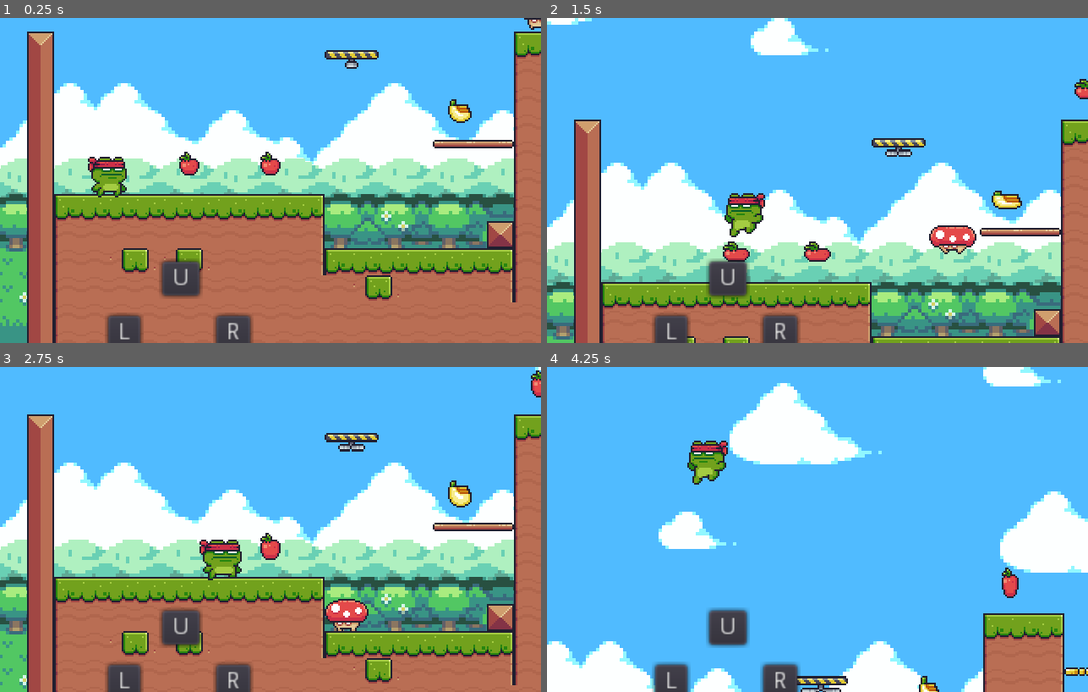
Above: before the commit, frames 1-4 (two rows, left to right).
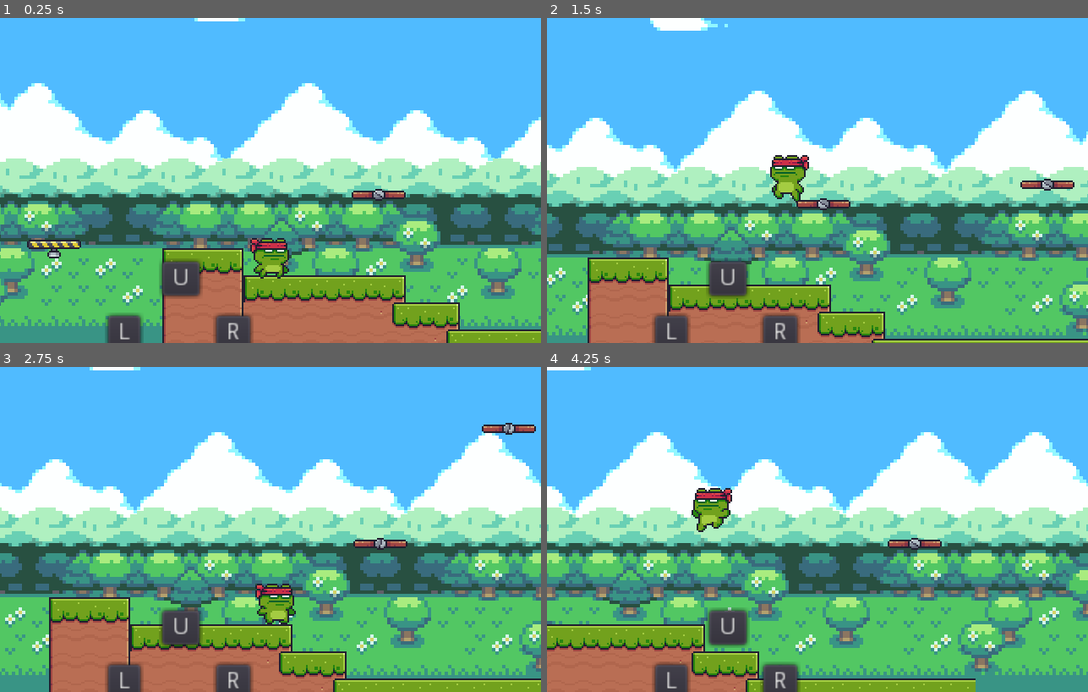
Above: after the commit, the same moments.

Repository: nareez/2D-Plataformer-Tutorial
Game: Godot game, scene res://levels/Level_01.tscn
The game is run twice, just before and just after one commit, with the same random seed, the same clock (stepped at 60 frames per second) and the same inputs.
Inputs (mouse positions are in pixels of both pictures, inside the frame that each line leads up to):
- Up to frame 1 (0.25 s): no input
- Up to frame 2 (1.5 s): move the mouse to (936, 164) at 0.52 s; hold D (move_right) 0.53-1.28 s; click (936, 164) at 0.67 s; tap Space (jump) at 0.77 s; move the mouse to (709, 196) at 1.27 s; hold A (move_left) from 1.28 s (still down)
- Up to frame 3 (2.75 s): tap Space (jump) at 1.52 s; move the mouse to (324, 458) at 2.02 s; release A (move_left) at 2.03 s; hold D (move_right) from 2.03 s (still down)
- Up to frame 4 (4.25 s): move the mouse to (790, 594) at 2.77 s; click (790, 594) at 2.92 s; tap Space (jump) at 3.02, 3.77 s; move the mouse to (979, 578) at 3.52 s; release D (move_right) at 3.53 s; hold A (move_left) from 3.53 s (still down)

The runs differ from the first frame. In frame 1, 53% of the frame differs, in the area x 0-100%, y 0-100%; in frame 2, 59%; in frame 3, 60%; in frame 4, 72%.

Commit message:
moving platforms

Diff:
--- /dev/null
+++ b/Prefabs/MovingPlataform.tscn
@@ -0,0 +1,113 @@
+[gd_scene load_steps=6 format=2]
+
+[ext_resource path="res://Assets/Traps/Platforms/Brown On (32x8).png" type="Texture" id=1]
+[ext_resource path="res://Scripts/MovingPlataform.gd" type="Script" id=2]
+
+[sub_resource type="RectangleShape2D" id=1]
+extents = Vector2( 10, 2.5 )
+
+[sub_resource type="Animation" id=2]
+length = 0.001
+tracks/0/type = "value"
+tracks/0/path = NodePath("texture:texture")
+tracks/0/interp = 1
+tracks/0/loop_wrap = true
+tracks/0/imported = false
+tracks/0/enabled = true
+tracks/0/keys = {
+"times": PoolRealArray( 0 ),
+"transitions": PoolRealArray( 1 ),
+"update": 0,
+"values": [ ExtResource( 1 ) ]
+}
+tracks/1/type = "value"
+tracks/1/path = NodePath("texture:hframes")
+tracks/1/interp = 1
+tracks/1/loop_wrap = true
+tracks/1/imported = false
+tracks/1/enabled = true
+tracks/1/keys = {
+"times": PoolRealArray( 0 ),
+"transitions": PoolRealArray( 1 ),
+"update": 0,
+"values": [ 8 ]
+}
+tracks/2/type = "value"
+tracks/2/path = NodePath("texture:frame")
+tracks/2/interp = 1
+tracks/2/loop_wrap = true
+tracks/2/imported = false
+tracks/2/enabled = true
+tracks/2/keys = {
+"times": PoolRealArray( 0 ),
+"transitions": PoolRealArray( 1 ),
+"update": 0,
+"values": [ 0 ]
+}
+
+[sub_resource type="Animation" id=3]
+resource_name = "default"
+length = 0.8
+loop = true
+tracks/0/type = "value"
+tracks/0/path = NodePath("texture:texture")
+tracks/0/interp = 1
+tracks/0/loop_wrap = true
+tracks/0/imported = false
+tracks/0/enabled = true
+tracks/0/keys = {
+"times": PoolRealArray( 0 ),
+"transitions": PoolRealArray( 1 ),
+"update": 1,
+"values": [ ExtResource( 1 ) ]
+}
+tracks/1/type = "value"
+tracks/1/path = NodePath("texture:hframes")
+tracks/1/interp = 1
+tracks/1/loop_wrap = true
+tracks/1/imported = false
+tracks/1/enabled = true
+tracks/1/keys = {
+"times": PoolRealArray( 0 ),
+"transitions": PoolRealArray( 1 ),
+"update": 1,
+"values": [ 8 ]
+}
+tracks/2/type = "value"
+tracks/2/path = NodePath("texture:frame")
+tracks/2/interp = 1
+tracks/2/loop_wrap = true
+tracks/2/imported = false
+tracks/2/enabled = true
+tracks/2/keys = {
+"times": PoolRealArray( 0, 0.1, 0.2, 0.3, 0.4, 0.5, 0.6, 0.7 ),
+"transitions": PoolRealArray( 1, 1, 1, 1, 1, 1, 1, 1 ),
+"update": 1,
+"values": [ 0, 1, 2, 3, 4, 5, 6, 7 ]
+}
+
+[node name="MovingPlataform" type="Node2D"]
+script = ExtResource( 2 )
+
+[node name="platform" type="KinematicBody2D" parent="."]
+collision_layer = 16
+motion/sync_to_physics = true
+
+[node name="collision" type="CollisionShape2D" parent="platform"]
+position = Vector2( 0, 0.5 )
+shape = SubResource( 1 )
+one_way_collision = true
+
+[node name="texture" type="Sprite" parent="platform"]
+texture = ExtResource( 1 )
+hframes = 8
+
+[node name="anim" type="AnimationPlayer" parent="platform"]
+autoplay = "default"
+anims/RESET = SubResource( 2 )
+anims/default = SubResource( 3 )
+
+[node name="Tween" type="Tween" parent="."]
+repeat = true
+playback_process_mode = 0
+playback/repeat = true
--- /dev/null
+++ b/Scripts/MovingPlataform.gd
@@ -0,0 +1,31 @@
+extends Node2D
+
+onready var platform = $platform
+onready var tween = $Tween
+
+export var speed = 3.0
+export var horizontal = true
+export var distance = 192
+
+const WAIT_DURATION = 1.0
+var follow = Vector2.ZERO
+
+func _ready():
+	_start_tween()
+
+func _start_tween():
+	var move_direction = Vector2.RIGHT * distance if horizontal else Vector2.UP * distance
+	var duration = move_direction.length() / float(speed * 16)
+	tween.interpolate_property(
+		self, "follow", Vector2.ZERO, move_direction,
+		duration, Tween.TRANS_LINEAR, Tween.EASE_IN_OUT, WAIT_DURATION
+	)
+	tween.interpolate_property(
+		self, "follow", move_direction, Vector2.ZERO,
+		duration, Tween.TRANS_LINEAR, Tween.EASE_IN_OUT, duration + WAIT_DURATION * 2
+	)
+
+	tween.start()
+
+func _physics_process(delta):
+	platform.position = platform.position.linear_interpolate(follow, 0.05)
--- a/Scripts/Player.gd
+++ b/Scripts/Player.gd
@@ -13,10 +13,12 @@
 
 func _physics_process(_delta):
 	velocity.y += gravity
+	velocity.x = 0
 
-	_get_input()
+	if !is_hurted:
+		_get_input()
 
-	velocity = move_and_slide(velocity)
+	velocity = move_and_slide(velocity, Vector2.UP)
 
 	is_grounded = _check_is_ground()
 
--- a/levels/Level_01.tscn
+++ b/levels/Level_01.tscn
@@ -12,6 +12,7 @@
 [ext_resource path="res://Items/banana.tscn" type="PackedScene" id=10]
 [ext_resource path="res://Scenes/mushroom.tscn" type="PackedScene" id=11]
 [ext_resource path="res://Prefabs/FallingPlataforms.tscn" type="PackedScene" id=12]
+[ext_resource path="res://Prefabs/MovingPlataform.tscn" type="PackedScene" id=13]
 
 [sub_resource type="ConvexPolygonShape2D" id=5]
 points = PoolVector2Array( 0, 0, 16, 0, 16, 16, 0, 16 )
@@ -998,7 +999,7 @@
 tile_data = PoolIntArray( 131071, 29, 0, 65553, 0, 0, 65554, 1, 0, 65555, 2, 0, 65570, 26, 0, 65571, 27, 0, 65572, 27,  …(5049 unchanged characters)…
 
 [node name="Player" parent="." instance=ExtResource( 1 )]
-position = Vector2( 32, 112 )
+position = Vector2( 912, 160 )
 
 [node name="ParallaxBackground" type="ParallaxBackground" parent="."]
 
@@ -1099,31 +1100,42 @@
 "_edit_group_": true
 }
 
-[node name="apple" parent="." instance=ExtResource( 9 )]
-position = Vector2( 80, 96 )
-
-[node name="apple2" parent="." instance=ExtResource( 9 )]
-position = Vector2( 720, 80 )
-
-[node name="apple3" parent="." instance=ExtResource( 9 )]
-position = Vector2( 288, 0 )
-
-[node name="apple4" parent="." instance=ExtResource( 9 )]
-position = Vector2( 128, 96 )
-
-[node name="banana" parent="." instance=ExtResource( 10 )]
-position = Vector2( 240, 64 )
-
 [node name="mushroom" parent="." instance=ExtResource( 11 )]
 position = Vector2( 304, 16 )
 
-[node name="FallingPlataform" parent="." instance=ExtResource( 12 )]
+[node name="MovingPlataform" parent="." instance=ExtResource( 13 )]
+position = Vector2( 976, 112 )
+
+[node name="MovingPlataform2" parent="." instance=ExtResource( 13 )]
+position = Vector2( 1120, 112 )
+horizontal = false
+
+[node name="items" type="Node2D" parent="."]
+
+[node name="apple" parent="items" instance=ExtResource( 9 )]
+position = Vector2( 80, 96 )
+
+[node name="apple2" parent="items" instance=ExtResource( 9 )]
+position = Vector2( 720, 80 )
+
+[node name="apple3" parent="items" instance=ExtResource( 9 )]
+position = Vector2( 288, 0 )
+
+[node name="apple4" parent="items" instance=ExtResource( 9 )]
+position = Vector2( 128, 96 )
+
+[node name="banana" parent="items" instance=ExtResource( 10 )]
+position = Vector2( 240, 64 )
+
+[node name="FallingPlatforms" type="Node2D" parent="."]
+
+[node name="FallingPlataform" parent="FallingPlatforms" instance=ExtResource( 12 )]
 position = Vector2( 176, 32 )
 
-[node name="FallingPlataform23" parent="." instance=ExtResource( 12 )]
+[node name="FallingPlataform23" parent="FallingPlatforms" instance=ExtResource( 12 )]
 position = Vector2( 704, 144 )
 
-[node name="FallingPlataform3" parent="." instance=ExtResource( 12 )]
+[node name="FallingPlataform3" parent="FallingPlatforms" instance=ExtResource( 12 )]
 position = Vector2( 784, 144 )
 
 [connection signal="button_down" from="CanvasLayer/Button7" to="Player" method="_on_Button7_button_down"]
--- a/project.godot
+++ b/project.godot
@@ -26,6 +26,7 @@
 [global]
 
 layers=false
+shapes=false
 
 [importer_defaults]
 
Not shown: 1 places in levels/Level_01.tscn that only renumber resources
